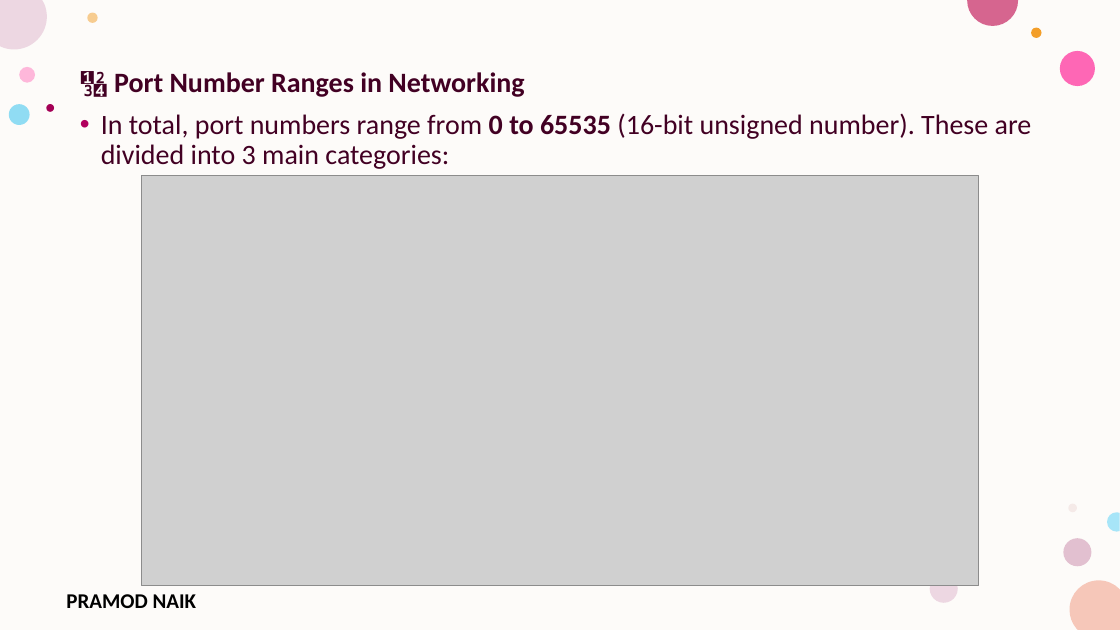
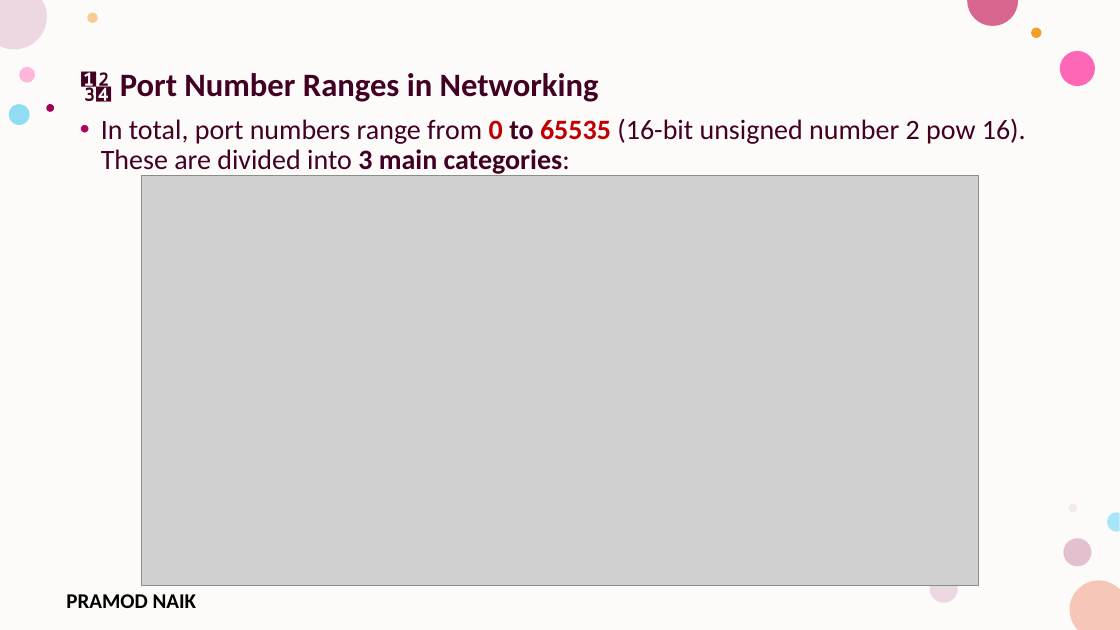
Before and after one commit to PRAMODNAIK-DEV/Node.js-Hands-on-Workshop, a slide deck: slide 74 of Day-1 – Node.js Fundamentals & HTTP Module.pptx (slide 66 before the commit). Drawn at 1120x630 pixels with LibreOffice and Linux fonts; fonts in the diff are those of the drawing; grey boxes stand for pictures; background and template pictures are left out. Boxes give left, top, right and bottom in pixels: in the first picture for what was removed or moved away, otherwise in the second. Text is boxed around its words. In the diff, an @@ line names an element or a change of style, - is before the commit and + after.

```diff
--- a/Day-1 – Node.js Fundamentals & HTTP Module.pptx
+++ b/Day-1 – Node.js Fundamentals & HTTP Module.pptx
@@ text at [120, 73, 599, 102]: size 24 to 28 pt in "🔢 Port Number Ranges in Networking" @@
@@ text at [101, 118, 1026, 176]: text changed @@
-• In total, port numbers range from 0 to 65535 (16-bit unsigned number). These are divided into 3 main categories:
+• In total, port numbers range from 0 to 65535 (16-bit unsigned number 2 pow 16). These are divided into 3 main categories:
```
Also in this commit, not shown: 42 other slides changed, 13 slides added, 1 slide removed, 2 other files.
